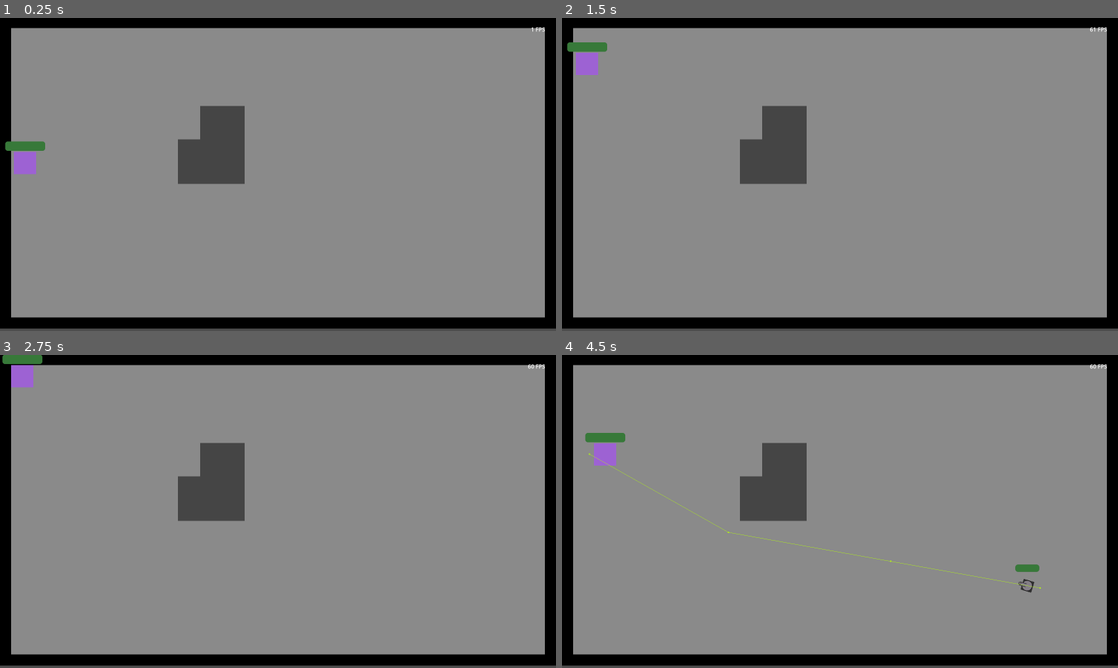
Above: before the commit, frames 1-4 (two rows, left to right).
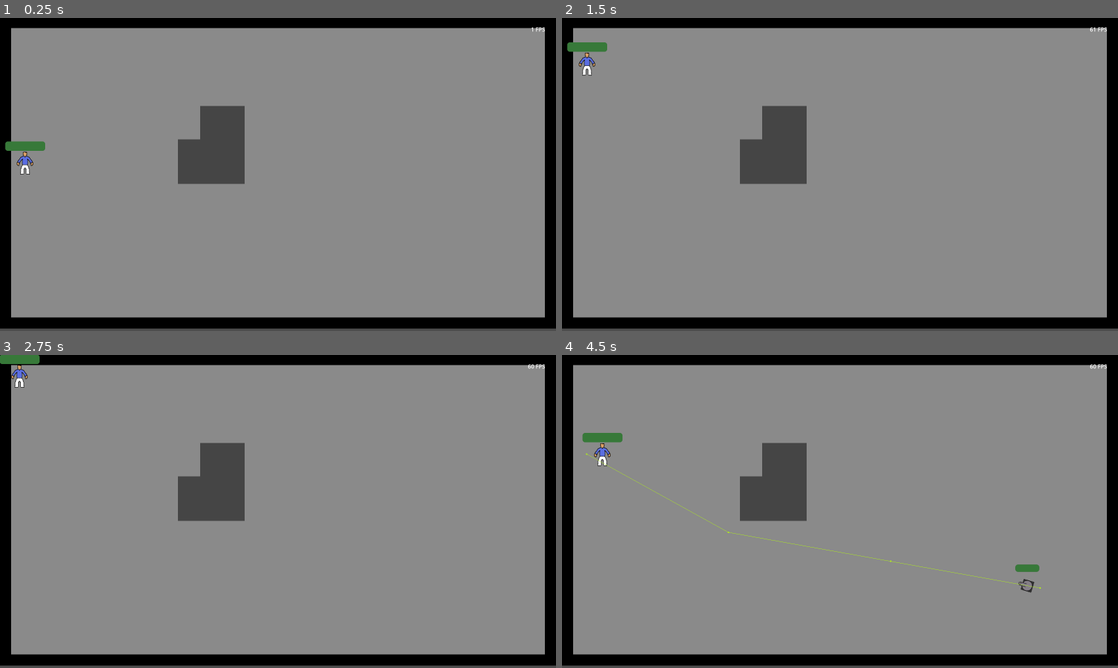
Above: after the commit, the same moments.

Repository: MikeBeasterfeld/bezerk-godot
Game: Godot game, scene res://level/gameboard.tscn
The game is run twice, just before and just after one commit, with the same random seed, the same clock (stepped at 60 frames per second) and the same inputs.
Inputs:
- Up to frame 1 (0.25 s): no input
- Up to frame 2 (1.5 s): tap Enter at 0.5 s; hold W (ui_up) from 0.53 s (still down)
- Up to frame 3 (2.75 s): tap Space at 2 s; release W (ui_up) at 2.03 s; hold A (ui_left) from 2.03 s (still down)
- Up to frame 4 (4.5 s): tap Enter at 2.75 s; tap Space at 3.5 s; release A (ui_left) at 3.53 s; hold S (ui_down) 3.53-4.28 s; hold D (ui_right) from 4.28 s (still down)

The runs differ from the first frame. In frame 1, 0.3% of the frame differs, in the area x 2-7%, y 42-50%; in frame 2, 0.3%; in frame 3, 0.3%; in frame 4, 0.4%, in the area x 3-30%, y 24-56%.

Commit message:
Update mydude graphic

Diff:
--- a/player/my_dude.tscn
+++ b/player/my_dude.tscn
@@ -1,23 +1,17 @@
-[gd_scene load_steps=5 format=3 uid="uid://bi6vgl2mq1pif"]
+[gd_scene load_steps=6 format=3 uid="uid://bi6vgl2mq1pif"]
 
 [ext_resource type="Script" path="res://player/my_dude.gd" id="1_33a3l"]
 [ext_resource type="PackedScene" uid="uid://c5qbwvl224ckh" path="res://ui/health_bar.tscn" id="2_lnygx"]
 [ext_resource type="Texture2D" uid="uid://bb038x6jo7d5v" path="res://player/crosshair.png" id="3_1803p"]
+[ext_resource type="Texture2D" uid="uid://d0ija2k851umk" path="res://asset/guy.png" id="4_qmlgi"]
 
 [sub_resource type="RectangleShape2D" id="RectangleShape2D_k3i1r"]
-size = Vector2(64, 64)
+size = Vector2(48, 64)
 
 [node name="MyDude" type="CharacterBody2D"]
 collision_layer = 2
 collision_mask = 21
 script = ExtResource("1_33a3l")
-
-[node name="ColorRect" type="ColorRect" parent="."]
-offset_left = -32.0
-offset_top = -31.0
-offset_right = 32.0
-offset_bottom = 33.0
-color = Color(0.615686, 0.384314, 0.827451, 1)
 
 [node name="CollisionShape2D" type="CollisionShape2D" parent="."]
 position = Vector2(0, 1)
@@ -32,3 +26,8 @@
 visible = false
 scale = Vector2(0.5, 0.5)
 texture = ExtResource("3_1803p")
+
+[node name="Sprite2D" type="Sprite2D" parent="."]
+position = Vector2(1.19209e-06, 1.28889)
+scale = Vector2(1.11111, 1.11111)
+texture = ExtResource("4_qmlgi")
Binary file added: asset/guy.ase
Binary file added: asset/guy.png
Not shown, added: asset/guy.png.import
